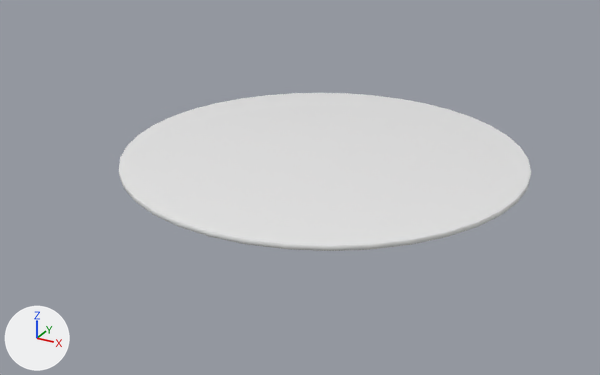
Two versions of the glTF model public/assets/F2.glb, one commit apart.
One viewpoint serves both versions: a 50 mm camera at (4.42, -8.64, 3.8) aimed at (-0.18, -0.29, -0.38). Lighting does not change. The marker at lower left points along +X, +Y and +Z. Where no turn or scale is listed for an object, it has been applied to the vertices. Vertices at the same position are counted once.

In view in the first picture: 'F2'.
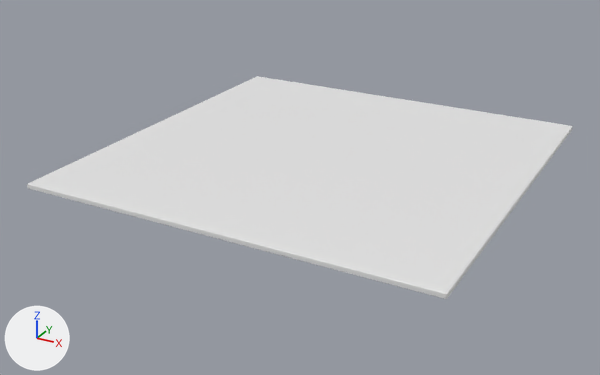
Location of each change, (x1, y1, x2, y2) in pixels of the pictures (600 x 375 px):
```json
{"object": "F2", "change": "reshaped", "before": [119, 93, 531, 251], "after": [27, 76, 573, 299], "on screen": "32% wider, 41% taller"}
{"part": 1, "of": "me_cylinder_001", "change": "added", "after": [27, 76, 573, 299]}
```

The change, as JSON lines over the scene's bpy script:
```json
{"op": "add", "block": "mat_material_001", "code": ["mat_material_001 = principled_material('Material.001')", "mat_material_001.base_color = (0.8, 0.8, 0.8)  # white #e7e7e7"]}
{"block": "me_cylinder_001", "where": "# used by ob_f2; location = (0.0, 0.0, 0.0)"}
{"op": "remove", "block": "me_cylinder_001", "code": "me_cylinder_001.from_pydata(...)  # 228 vertices, 452 faces; spans x -2.5..2.5, y -2.51..2.51, z -0.03..0.03"}
{"op": "add", "block": "me_cylinder_001", "code": "me_cylinder_001.from_pydata(...)  # 56 vertices, 108 faces; spans x -2.51..2.51, y -2.51..2.51, z -0.03..0.03"}
{"block": "me_cylinder_001", "change": "me_cylinder_001 part 1"}
{"block": "me_cylinder_001", "change": "56 vertices are added at x -2.51..2.51, y -2.51..2.51, z -0.03..0.03"}
{"block": "me_cylinder_001", "change": "108 new faces join them"}
{"op": "add", "block": "me_cylinder_001", "code": "me_cylinder_001.materials.append(mat_material_001)  # white #e7e7e7"}
```
